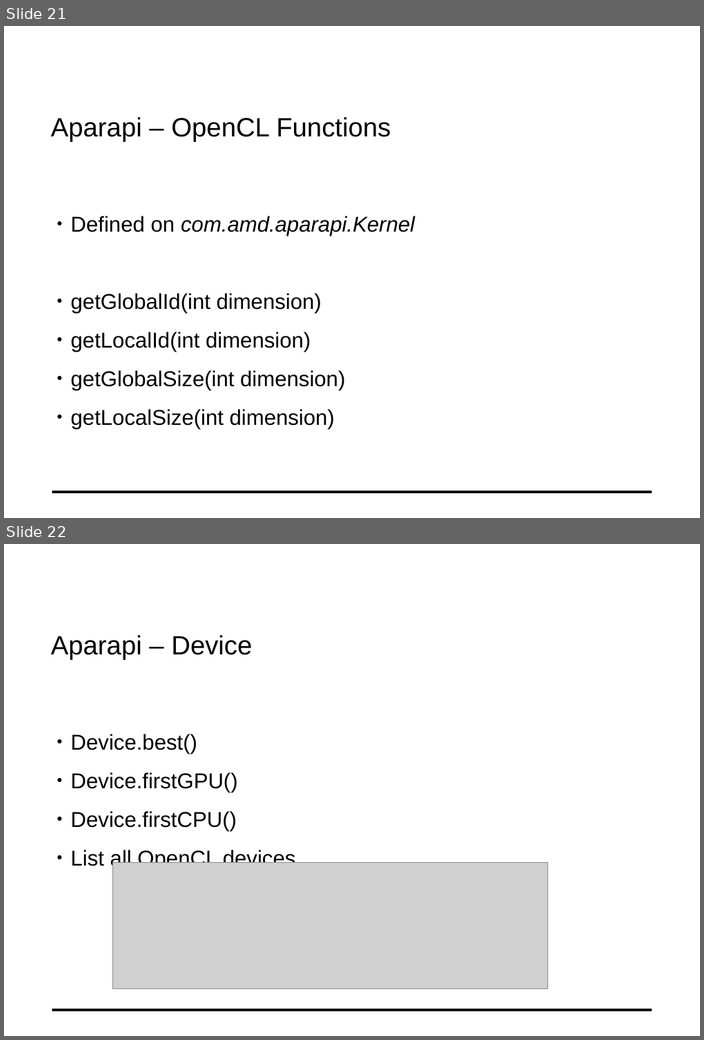
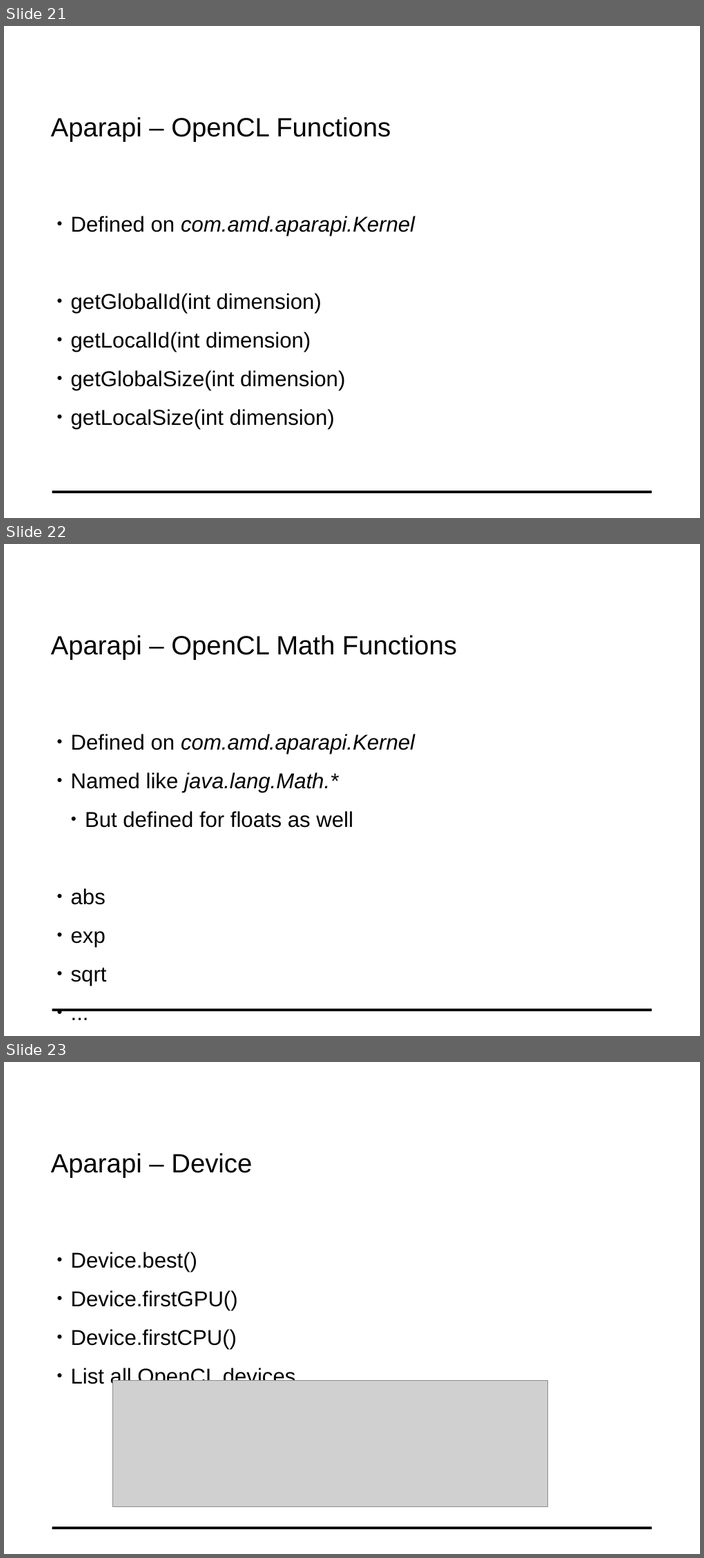
Before and after one commit to fluescher/conpr-opencl-lecture, a slide deck: docs/SL_OpenCL.odp. Shown one above the other, each under a label of ours: slides 21 and 22 before the commit, slides 21, 22 and 23 after it. The pictures are 704x1040 and 704x1558 pixels, drawn with LibreOffice and Linux fonts; fonts in the diff are those of the drawing; grey boxes stand for pictures; background and template pictures are left out. Boxes give left, top, right and bottom in pixels: in the first picture for what was removed or moved away, otherwise in the second. Text is boxed around its words. In the diff, an @@ line names an element or a change of style, - is before the commit and + after.

```diff
--- a/docs/SL_OpenCL.odp
+++ b/docs/SL_OpenCL.odp
@@ slide 22 added at (4, 544, 700, 1036), background #FFFFFF; not listed: 1 template element that a slide beside it also shows @@
@@ text added at (51, 635, 457, 660), 32 pt, text #000000 @@
+Aparapi – OpenCL Math Functions
@@ text added at (71, 734, 415, 986), 26 pt, text #000000 @@
+● Defined on com.amd.aparapi.Kernel
+● Named like java.lang.Math.*
+  ● But defined for floats as well
+● abs
+● exp
+● sqrt
+● ...
@@ what was slide 22 is now slide 23 @@
```
Also in this commit, not shown: 1 other slide added, 2 other files.
